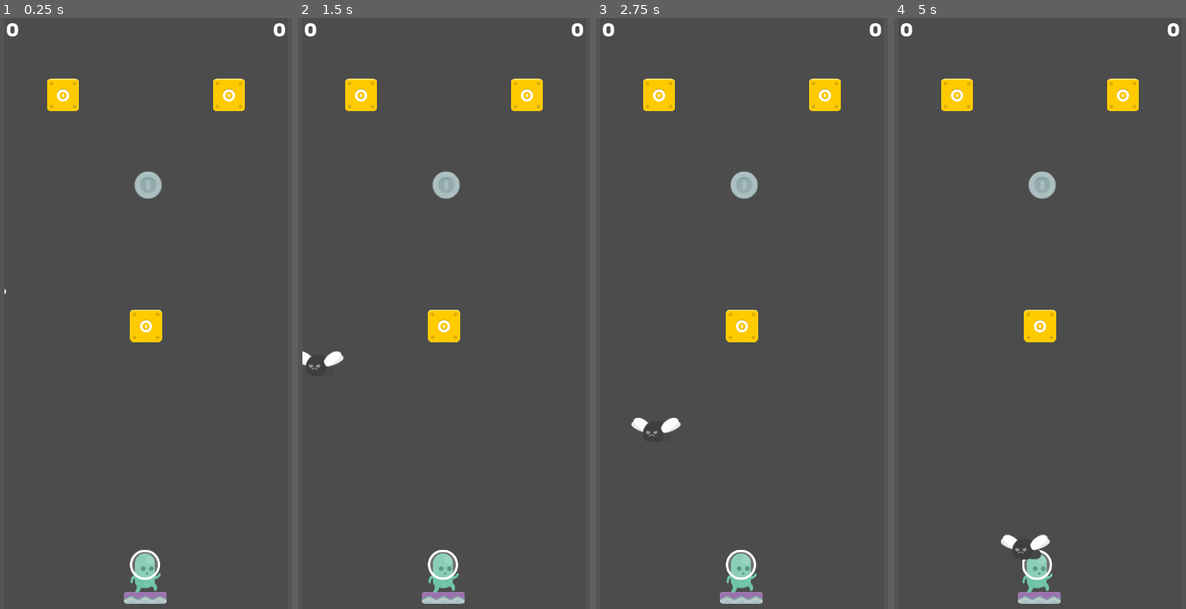
Above: before the commit, frames 1-4 (left to right).
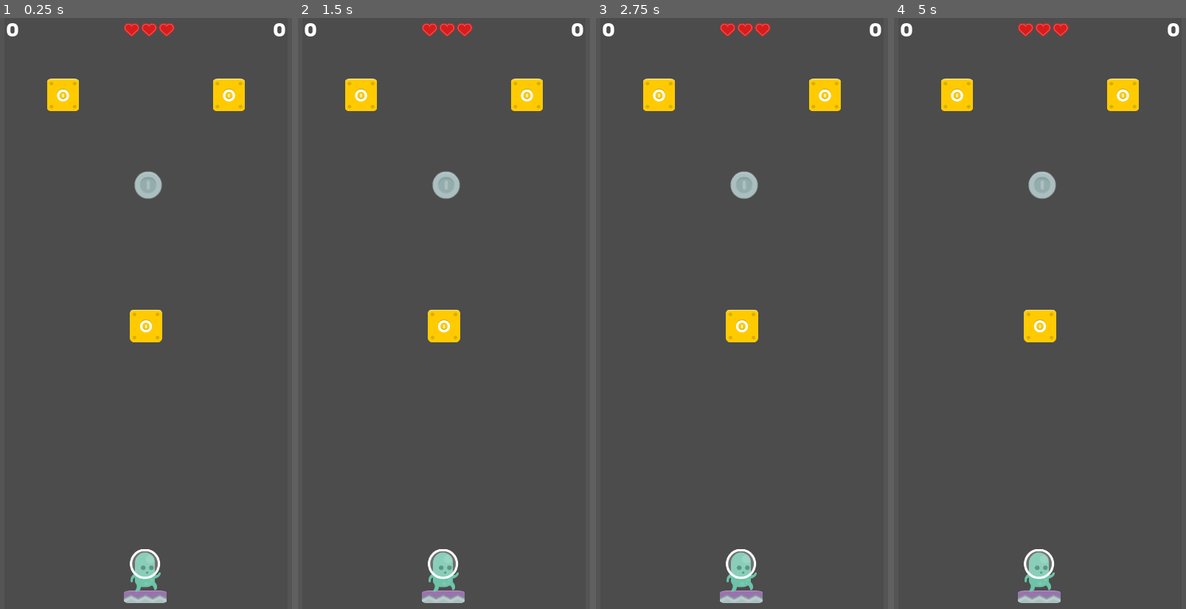
Above: after the commit, the same moments.

Repository: Crestor123/spacejump
Game: Godot game, scene res://Scenes/Game.tscn
Same seed, same stepped clock (60 frames per second), same inputs: the game is played once before the commit and once after it.
Inputs:
- Up to frame 1 (0.25 s): no input
- Up to frame 2 (1.5 s): no input
- Up to frame 3 (2.75 s): no input
- Up to frame 4 (5 s): no input

The runs differ from the first frame. In frame 1, 0.5% of the frame differs, in the area x 1-60%, y 0-100%; in frame 2, 0.7%; in frame 3, 0.8%; in frame 4, 1.0%, in the area x 36-60%, y 0-100%.

Commit message:
Implemented health bar

Diff:
--- a/Objects/Enemy.tscn
+++ b/Objects/Enemy.tscn
@@ -33,12 +33,8 @@
 shape_centered = false
 
 [node name="StunTimer" type="Timer" parent="."]
-wait_time = 0.5
-
-[node name="CollisionTimer" type="Timer" parent="."]
-wait_time = 1.6
+wait_time = 0.6
 
 [connection signal="pressed" from="TouchScreenButton" to="." method="_on_TouchScreenButton_pressed"]
 [connection signal="released" from="TouchScreenButton" to="." method="_on_TouchScreenButton_released"]
 [connection signal="timeout" from="StunTimer" to="." method="_on_Timer_timeout"]
-[connection signal="timeout" from="CollisionTimer" to="." method="_on_CollisionTimer_timeout"]
--- /dev/null
+++ b/Objects/HealthUI.tscn
@@ -0,0 +1,10 @@
+[gd_scene load_steps=2 format=2]
+
+[ext_resource path="res://Sprites/hud_heartFull.png" type="Texture" id=1]
+
+[node name="Node2D" type="TextureRect"]
+rect_scale = Vector2( 1.5, 1.5 )
+texture = ExtResource( 1 )
+__meta__ = {
+"_edit_use_anchors_": false
+}
--- a/Objects/Player.tscn
+++ b/Objects/Player.tscn
@@ -21,3 +21,7 @@
 position = Vector2( -5.72205e-06, -10 )
 scale = Vector2( 1.5, 1.5 )
 texture = ExtResource( 1 )
+
+[node name="InvulnTimer" type="Timer" parent="."]
+
+[connection signal="timeout" from="InvulnTimer" to="." method="_on_InvulnTimer_timeout"]
--- a/Scenes/Game.tscn
+++ b/Scenes/Game.tscn
@@ -15,3 +15,4 @@
 script = ExtResource( 4 )
 
 [node name="Main" parent="CurrentScene" instance=ExtResource( 2 )]
+position = Vector2( -1.94141, -4.08524 )
--- a/Scenes/Main.tscn
+++ b/Scenes/Main.tscn
@@ -9,7 +9,6 @@
 [ext_resource path="res://Rubik-Bold.ttf" type="DynamicFontData" id=7]
 [ext_resource path="res://Scripts/CoinSpawner.gd" type="Script" id=8]
 [ext_resource path="res://Objects/Coin.tscn" type="PackedScene" id=9]
-[ext_resource path="res://Objects/Enemy.tscn" type="PackedScene" id=10]
 [ext_resource path="res://Scripts/EnemySpawner.gd" type="Script" id=11]
 
 [sub_resource type="DynamicFont" id=1]
@@ -92,6 +91,15 @@
 "_edit_use_anchors_": false
 }
 
+[node name="HealthBar" type="HBoxContainer" parent="UILayer"]
+margin_left = 560.0
+margin_top = 16.0
+margin_right = 540.0
+grow_horizontal = 2
+__meta__ = {
+"_edit_use_anchors_": false
+}
+
 [node name="NodeSpawner" type="Node" parent="."]
 script = ExtResource( 6 )
 
@@ -162,9 +170,6 @@
 [node name="EnemySpawner" type="Node" parent="."]
 script = ExtResource( 11 )
 
-[node name="Enemy" parent="EnemySpawner" instance=ExtResource( 10 )]
-position = Vector2( -20, 863.505 )
-
 [node name="Timer" type="Timer" parent="EnemySpawner"]
 wait_time = 3.0
 
--- a/Scripts/Enemy.gd
+++ b/Scripts/Enemy.gd
@@ -15,11 +15,15 @@
 signal tapped(position, multiplier)
 signal released
 signal destroyed(position)
+signal gainPoints(amount)
 
 var velocity = Vector2(0, 0)
 export var speed = 400
 export var acceleration = 0.5
 export var friction = 0.1
+
+export var points = 1
+export var health = 1
 
 var nodePosition = Vector2(0, 0)
 #var spawned = true
@@ -33,6 +37,7 @@
 	connect("tapped", input, "node_tapped")
 	connect("released", input, "node_released")
 	connect("destroyed", input, "node_destroyed")
+	connect("gainPoints", spawner, "gainPoints")
 	pass # Replace with function body.
 
 func spawn():
@@ -41,6 +46,8 @@
 	pass
 
 func die():
+	if tapped == true or stunned == true:
+		emit_signal("gainPoints", points)
 	tapped = false
 	emit_signal("destroyed", nodePosition)
 	queue_free()
@@ -98,7 +105,3 @@
 
 func _on_Timer_timeout():
 	stunned = false
-
-#func _on_CollisionTimer_timeout():
-	#spawned = false
-	#collision.disabled = false
--- a/Scripts/EnemySpawner.gd
+++ b/Scripts/EnemySpawner.gd
@@ -14,7 +14,6 @@
 	pass
 
 func spawnEnemy():
-	print("spawning enemy ?")
 	#Spawn rate is based on intensity
 	#The spawn position should be either x = 1100 or -20, y random based on maxheight
 
@@ -23,7 +22,6 @@
 
 	rand = rng.randi_range(1, 100)
 	if rand < probability + (gameData.intensity * 2):
-		print("spawning enemy")
 		#spawn an enemy
 		spawn = enemyObject.instance()
 		add_child(spawn)
@@ -37,6 +35,9 @@
 		print(spawn.position)
 	pass
 
+func gainPoints(amount):
+	gameData.gainPoints(amount)
+
 func _on_Timer_timeout():
 	if gameData.playerMaxHeight < -11770:
 		spawnEnemy()
--- a/Scripts/Main.gd
+++ b/Scripts/Main.gd
@@ -4,6 +4,7 @@
 
 onready var heightLabel = $UILayer/Height
 onready var pointsLabel = $UILayer/Points
+onready var healthBar = $UILayer/HealthBar
 onready var nodeSpawner = $NodeSpawner
 onready var coinSpawner = $CoinSpawner
 onready var killfloor = $Killfloor
@@ -12,6 +13,8 @@
 onready var player = $Player
 
 onready var replayButton = $UILayer/Replay
+
+var healthUI = preload("res://Objects/HealthUI.tscn")
 
 var points = 0
 
@@ -30,10 +33,28 @@
 	rightWall.set_meta("type", "wall")
 	pointsLabel.text = str(points)
 	replayButton.visible = false
-	pass
+
+	for i in player.health:
+		var healthpoint = healthUI.instance()
+		healthBar.add_child(healthpoint)
 
 func _on_Replay_pressed():
 	data.reload()
+
+func playerHealthChanged(value):
+	if value <= 0:
+		#Lose health
+		for i in range((value * -1), 0, -1):
+			healthBar.get_child(healthBar.get_child_count() - 1).queue_free()
+	if value >= 0:
+		#Gain health
+		for i in range(value, 0, -1):
+			var healthpoint = healthUI.instance()
+			healthBar.add_child(healthpoint)
+
+func gainPoints(amount):
+	points += amount
+	pointsLabel.text = str(points)
 
 func collectCoin():
 	#points = int(points + (95 + pow(0.75, intensity) + (5 * intensity)))
--- a/Scripts/Player.gd
+++ b/Scripts/Player.gd
@@ -2,10 +2,15 @@
 
 onready var gameData = get_parent()
 onready var input = get_tree().get_root().get_node("Game/InputManager")
+onready var invulnTimer = $InvulnTimer
 
 signal playerHeight(value)
 signal collectCoin
 signal playerDead
+signal playerHealthChanged(value)
+
+export var health = 3
+var invulnerable = false
 
 export var multiplier = 1
 export var speed = 2000
@@ -25,6 +30,17 @@
 	multiplier = 1
 	targetPos = Vector2(0, 0)
 
+func damage():
+	if invulnerable == false:
+		print(health)
+		health = health - 1
+		emit_signal("playerHealthChanged", -1)
+		if health <= 0:
+			die()
+		invulnerable = true
+		invulnTimer.start()
+
+
 func die():
 	emit_signal("playerDead")
 	set_physics_process(false)
@@ -35,6 +51,7 @@
 	connect("playerHeight", gameData, "playerHeightChanged")
 	connect("initalHeight", gameData, "setinitalHeight")
 	connect("collectCoin", gameData, "collectCoin")
+	connect("playerHealthChanged", gameData, "playerHealthChanged")
 	connect("playerDead", gameData, "playerDead")
 
 func _physics_process(delta):
@@ -64,9 +81,12 @@
 			collision.collider.die()
 			emit_signal("collectCoin")
 		if (type == "enemy"):
-			#Take damage, iframes
-			pass
+				damage()
 		#else:
 			#print("here")
 			#velocity = Vector2(0, 0)
 	pass
+
+func _on_InvulnTimer_timeout():
+	invulnerable = false
+	pass
Not shown: 1 places in Scenes/Main.tscn that only renumber resources
Binary file added: Sprites/hud_heartFull.png
Not shown, added: Sprites/hud_heartFull.png.import
